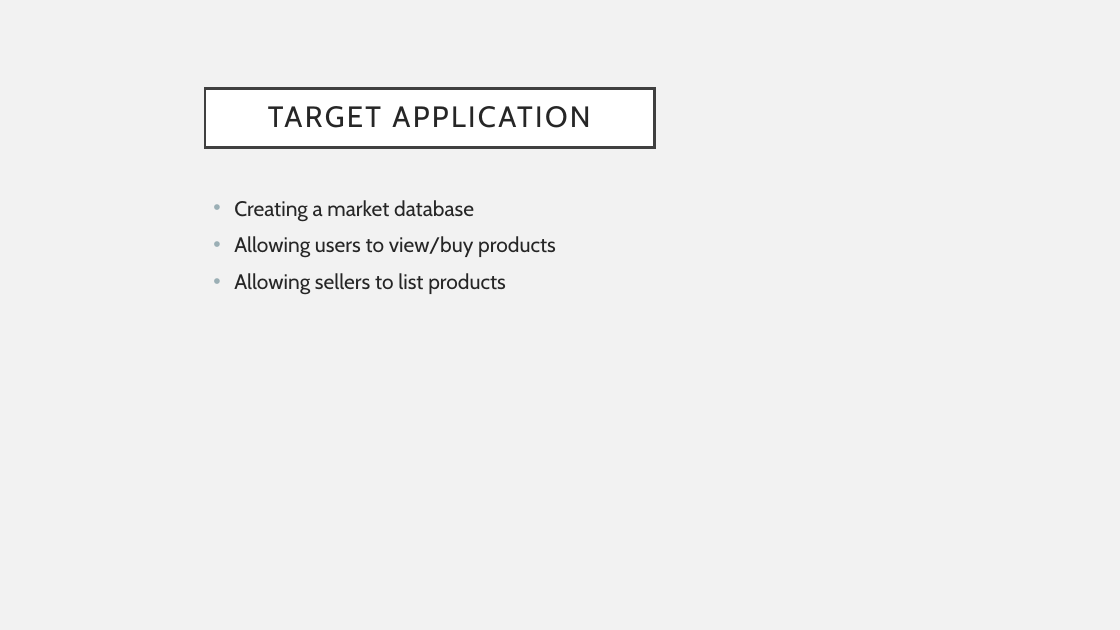
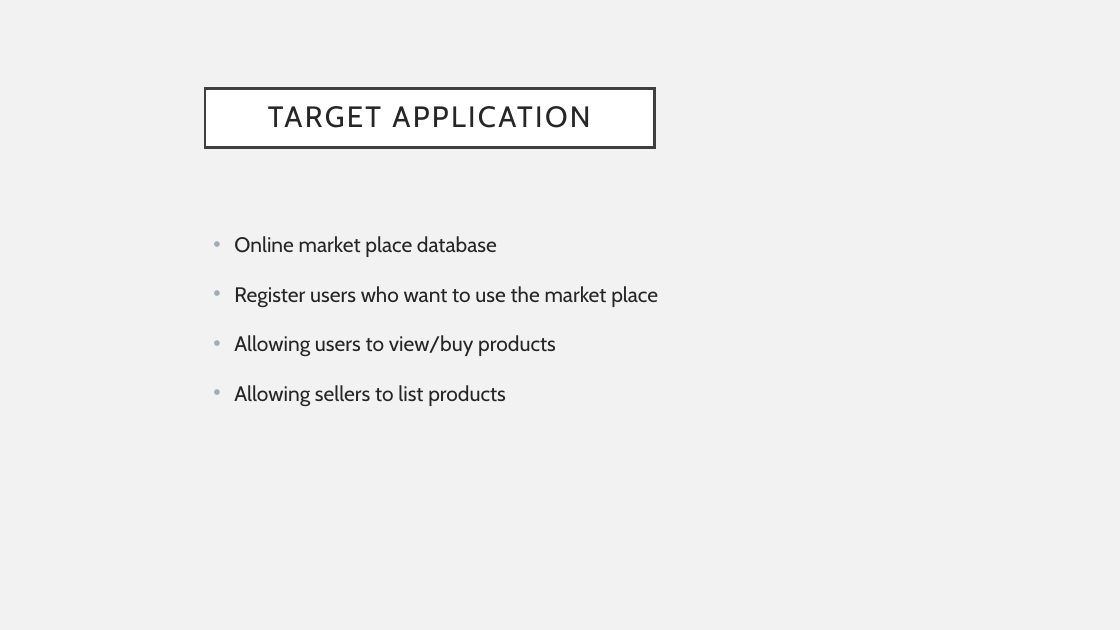
Before and after one commit to chocolatethunder/Big-Buy-Store, a slide deck: slide 2 of 471 presentation.pptx. Drawn at 1120x630 pixels with LibreOffice and Linux fonts; fonts in the diff are those of the drawing. Boxes give left, top, right and bottom in pixels: in the first picture for what was removed or moved away, otherwise in the second. Text is boxed around its words. In the diff, an @@ line names an element or a change of style, - is before the commit and + after.

Commit message:
Added a slide and made some changes
Added the questions slide. Made some changes to the Target application
slide and added our last names and group number to the first slide

```diff
--- a/471 presentation.pptx
+++ b/471 presentation.pptx
@@ text "Online market place database": place and size @@
-text "Online market place database" at <box>234,200,556,295</box>
+text "Online market place database" at <box>234,236,658,407</box>
@@ text at <box>234,236,658,308</box>: text changed @@
-• Creating a market database
+• Online market place database
+• Register users who want to use the market place
@@ text at <box>234,335,556,407</box>: line spacing 1 to 1.5 @@
```
Also in this commit, not shown: 2 other slides changed, 1 slide added.
